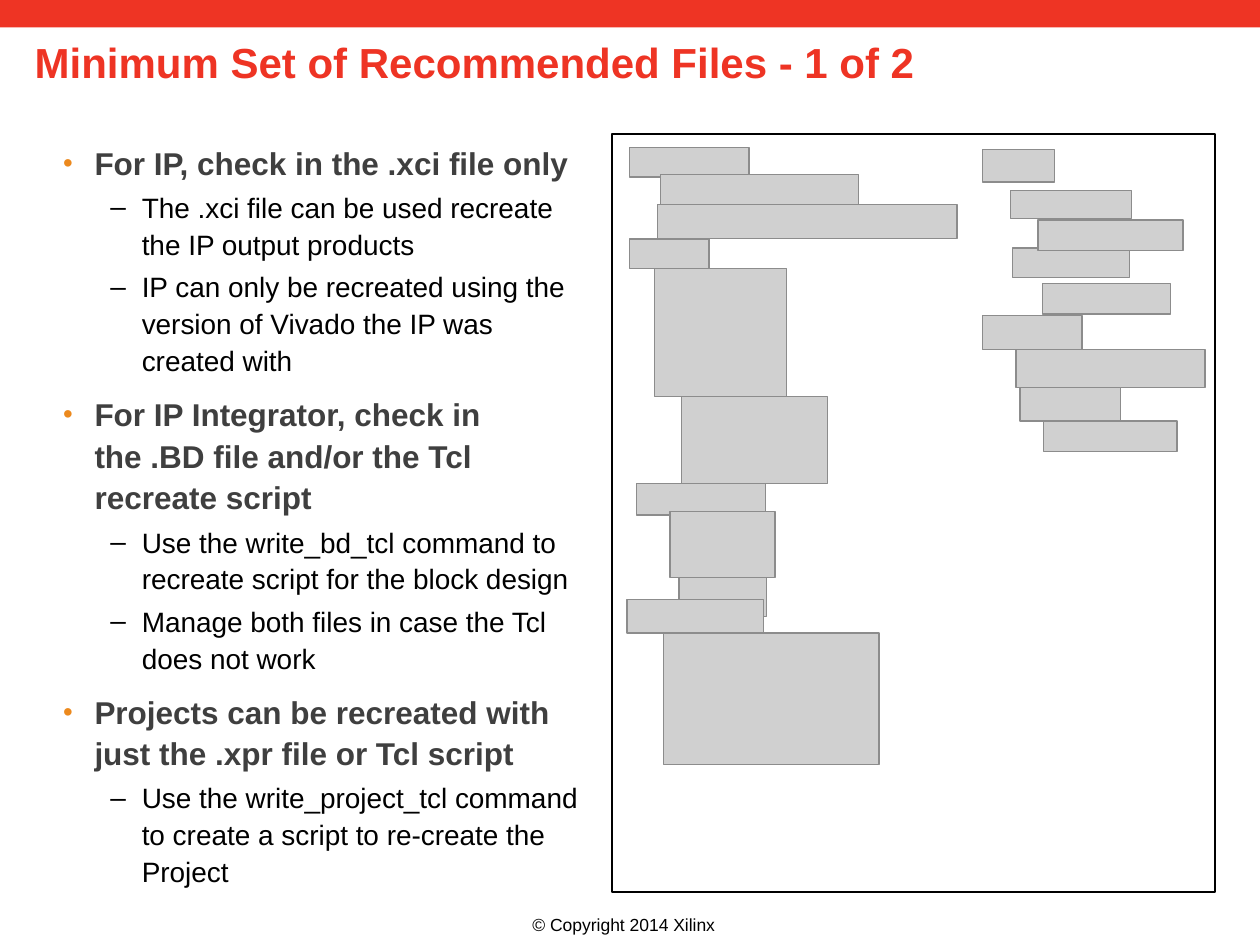
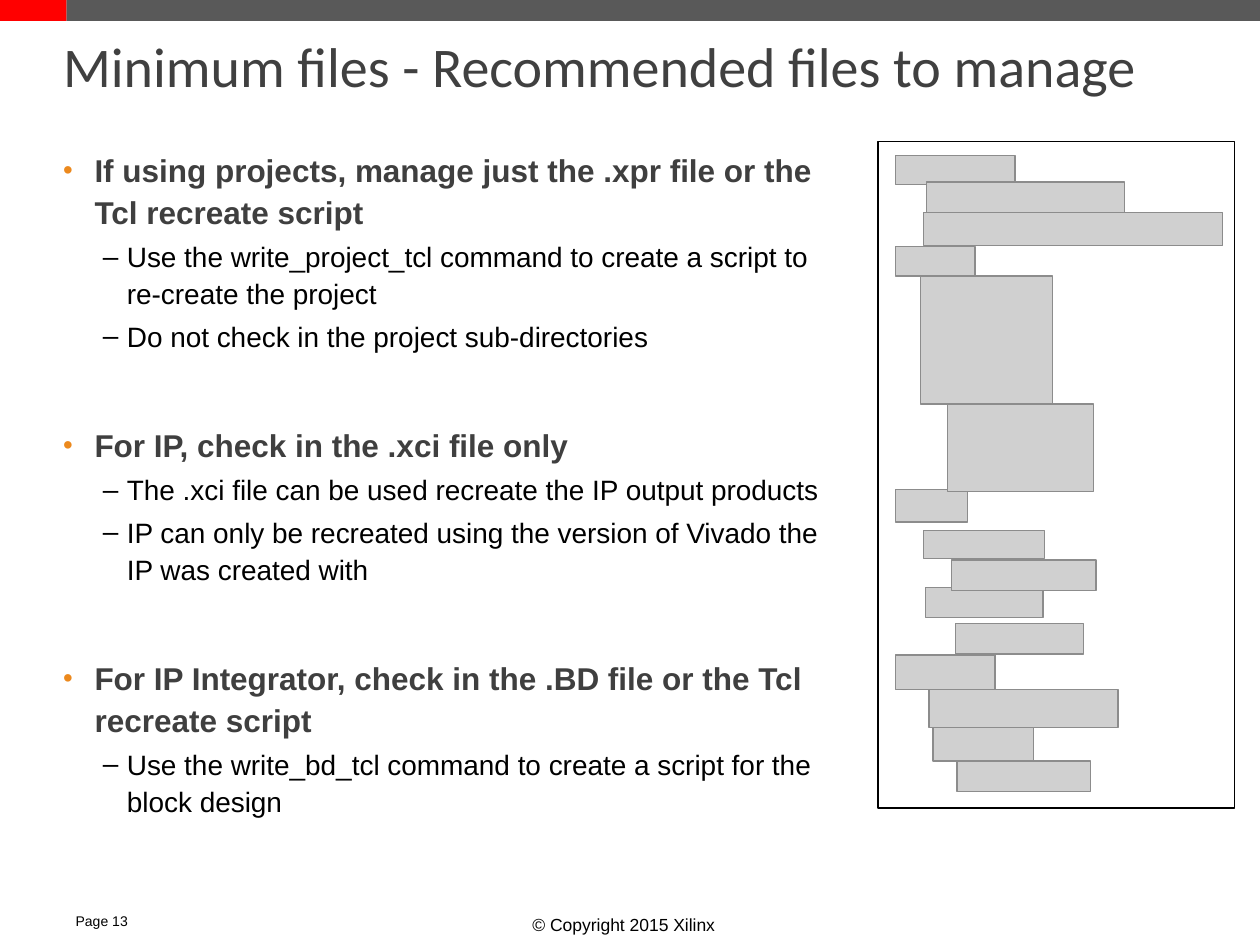
Before and after one commit to Xilinx/revCtrl, a slide deck: slide 12 of doc/versionControl.pptx (slide 22 before the commit). Drawn at 1260x945 pixels with LibreOffice and Linux fonts; fonts in the diff are those of the drawing; grey boxes stand for pictures; background and template pictures are left out. Boxes give left, top, right and bottom in pixels: in the first picture for what was removed or moved away, otherwise in the second. Text is boxed around its words. In the diff, an @@ line names an element or a change of style, - is before the commit and + after.

```diff
--- a/doc/versionControl.pptx
+++ b/doc/versionControl.pptx
@@ rectangle added at <box>0,0,67,21</box>, fill #FF0000 @@
@@ rectangle: place and size @@
-rectangle at <box>0,0,1260,28</box>
+rectangle at <box>67,0,1260,21</box>
@@ rectangle at <box>67,0,1260,21</box>: fill #EE3424 to #595959 @@
@@ title at <box>63,48,1136,97</box>: text changed; size 24 to 32 pt; font Arial to Calibri; text colour #EE3424 to #404040; bold off @@
-Minimum Set of Recommended Files - 1 of 2
+Minimum files - Recommended files to manage
@@ text "If using projects, manage just ...": place and size @@
-text "If using projects, manage just ..." at <box>94,152,578,851</box>
+text "If using projects, manage just ..." at <box>94,159,818,817</box>
@@ rectangle: place and size @@
-rectangle at <box>612,134,1216,892</box>
+rectangle at <box>878,141,1235,808</box>
@@ text at <box>94,159,811,352</box>: paragraphs added @@
+• If using projects, manage just the .xpr file or the Tcl recreate script
+  – Use the write_project_tcl command to create a script to re-create the project
+  – Do not check in the project sub-directories
@@ 4 pictures: place and size @@
-4 pictures at <box>629,147,958,397</box>
+4 pictures at <box>896,155,1223,404</box>
@@ picture: place and size @@
-picture at <box>660,174,858,209</box>
+picture at <box>926,181,1124,217</box>
@@ picture: place and size @@
-picture at <box>682,397,828,484</box>
+picture at <box>948,404,1094,491</box>
@@ text at <box>127,479,818,581</box>: indent changed @@
@@ picture removed at <box>636,484,765,515</box> @@
@@ picture removed at <box>670,512,775,578</box> @@
@@ picture removed at <box>679,570,766,616</box> @@
@@ picture removed at <box>627,600,764,634</box> @@
@@ picture removed at <box>664,633,879,764</box> @@
@@ text at <box>94,667,811,817</box>: text changed @@
-• For IP Integrator, check in the .BD file and/or the Tcl recreate script
-  – Use the write_bd_tcl command to recreate script for the block design
-  – Manage both files in case the Tcl does not work
-• Projects can be recreated with just the .xpr file or Tcl script
-  – Use the write_project_tcl command to create a script to re-create the Project
+• For IP Integrator, check in the .BD file or the Tcl recreate script
+  – Use the write_bd_tcl command to create a script for the block design
@@ 9 pictures: place and size @@
-9 pictures at <box>983,150,1205,451</box>
+9 pictures at <box>896,490,1118,791</box>
@@ text added at <box>76,916,128,929</box>, 8 pt, text #000000 @@
+Page 13
@@ text at <box>550,918,715,935</box>: text changed @@
-© Copyright 2014 Xilinx
+© Copyright 2015 Xilinx
```
Also in this commit, not shown: 20 other slides changed, 19 slides added, 8 slides removed.
